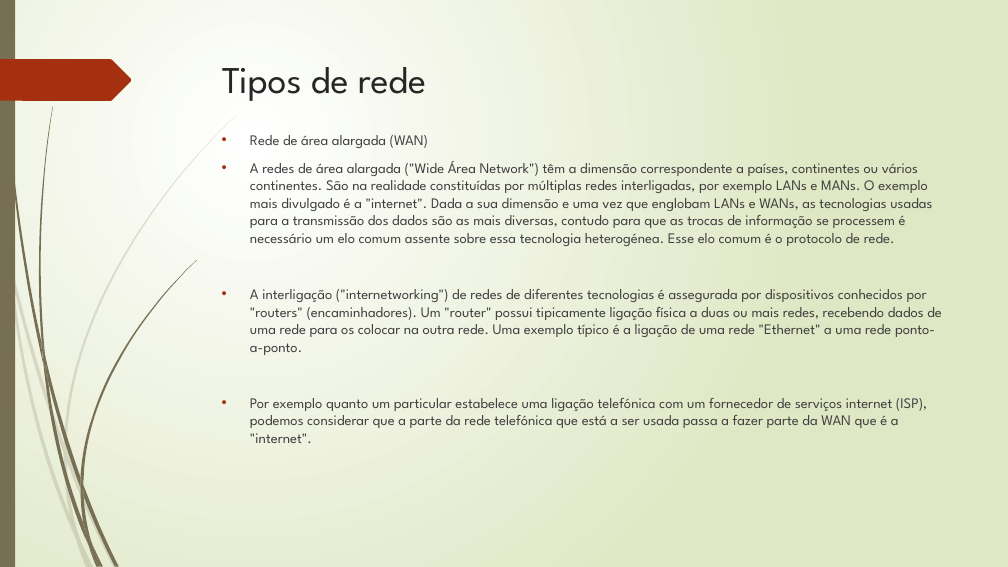
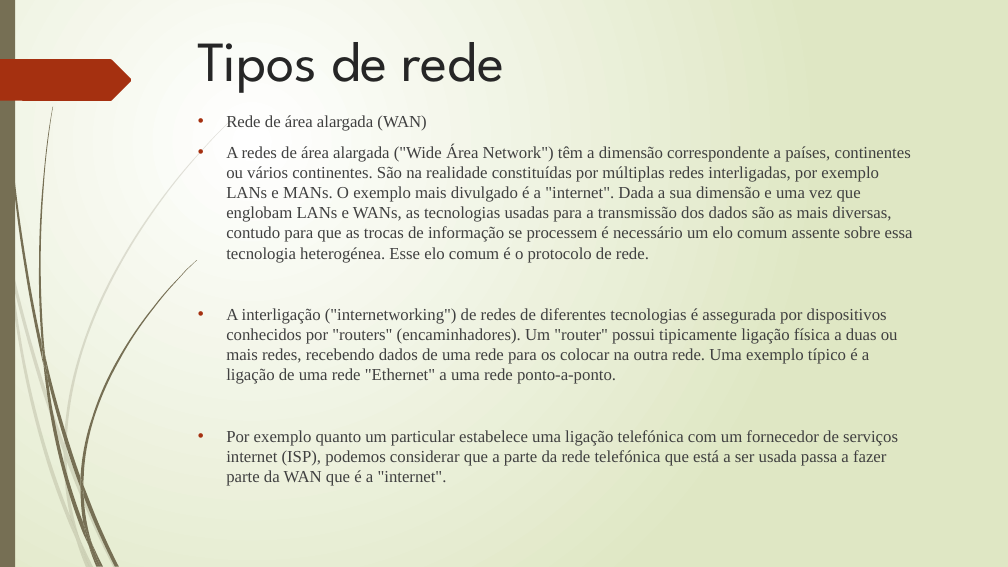
Before and after one commit to paulorenatofernandesmorgado/paulo, a slide deck: slide 14 of Tipos de redes trabalho paulomorgado.pptx (slide 13 before the commit). Drawn at 1008x567 pixels with LibreOffice and Linux fonts; fonts in the diff are those of the drawing. Boxes give left, top, right and bottom in pixels: in the first picture for what was removed or moved away, otherwise in the second. Text is boxed around its words. In the diff, an @@ line names an element or a change of style, - is before the commit and + after.

```diff
--- a/Tipos de redes trabalho paulomorgado.pptx
+++ b/Tipos de redes trabalho paulomorgado.pptx
@@ title "Tipos de rede" moved from (x1=222, y1=67, x2=426, y2=101) to (x1=198, y1=42, x2=504, y2=93) @@
@@ title "Tipos de rede" at (x1=198, y1=42, x2=504, y2=93): size 36 to 54 pt @@
@@ text "Rede de área alargada (WAN)" moved from (x1=250, y1=135, x2=941, y2=443) to (x1=226, y1=115, x2=913, y2=486) @@
@@ text "Rede de área alargada (WAN)" at (x1=226, y1=115, x2=913, y2=486): size 13.9 to 16 pt, font League Spartan to Times New Roman @@
```
Also in this commit, not shown: 16 other slides changed, 1 slide added, 1 other file.
